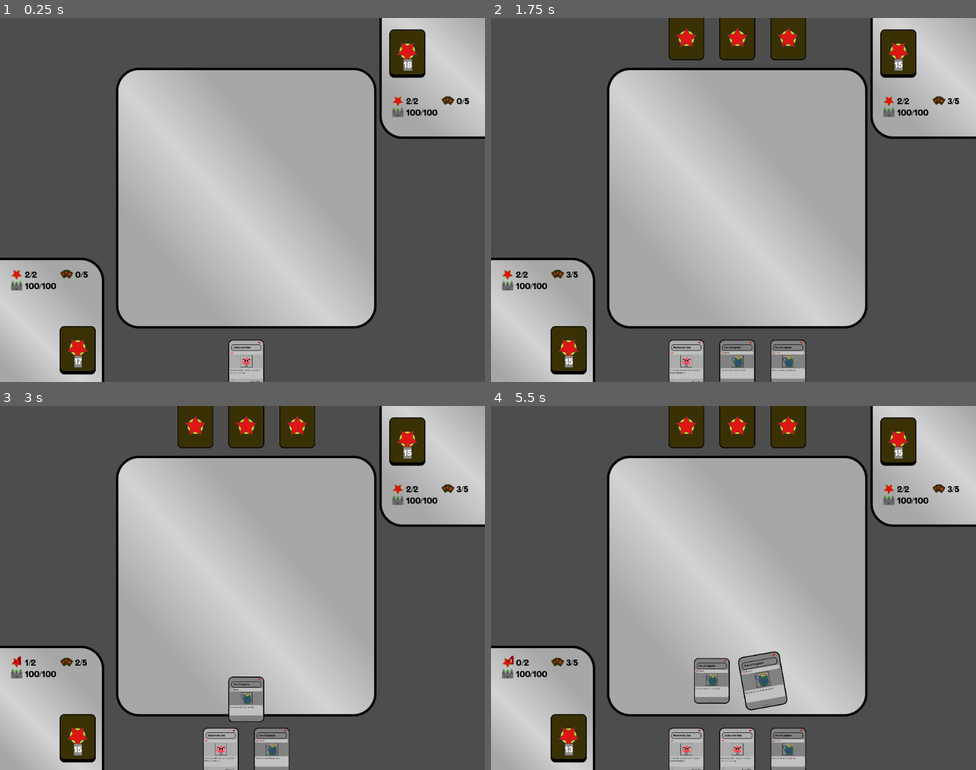
Above: before the commit, frames 1-4 (two rows, left to right).
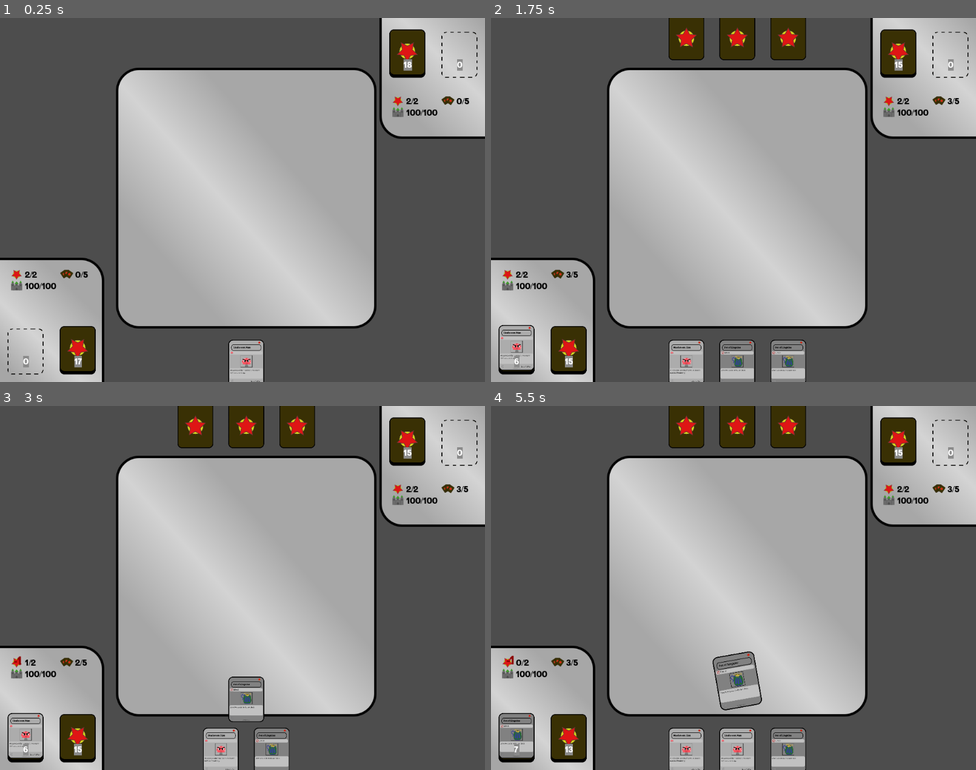
Above: after the commit, the same moments.

Repository: Mercerenies/evilcon-2024
Game: Godot game, scene res://debug/debug_room.tscn
Same seed, same stepped clock (60 frames per second), same inputs: the game is played once before the commit and once after it.
Inputs (mouse positions are in pixels of both pictures, inside the frame that each line leads up to):
- Up to frame 1 (0.25 s): no input
- Up to frame 2 (1.75 s): move the mouse to (738, 363) at 0.52 s; click (738, 363) at 0.67 s; click (738, 363) at 1.42 s
- Up to frame 3 (3 s): tap Enter at 2 s; move the mouse to (295, 751) at 2.02 s; click (295, 751) at 2.17 s; click "Play" at 2.75 s
- Up to frame 4 (5.5 s): move the mouse to (762, 751) at 3.52 s; click (762, 751) at 3.67 s; move the mouse to (714, 751) at 4.27 s; click (714, 751) at 4.42 s; click "Play" at 5 s

The runs differ from the first frame. In frame 1, 0.2% of the frame differs, in the area x 1-99%, y 3-98%; in frame 2, 0.7%; in frame 3, 0.7%; in frame 4, 2.7%.

Commit message:
discard pile

Diff:
--- a/card_game/playing_card/cards/pot_of_linguine.gd
+++ b/card_game/playing_card/cards/pot_of_linguine.gd
@@ -33,4 +33,4 @@
     var owner = card.owner
     await CardGameApi.highlight_card(playing_field, card)
     await CardGameApi.draw_cards(playing_field, owner, 2)
-    # TODO discard this card when done
+    await CardGameApi.destroy_card(playing_field, card)
--- a/card_game/playing_field/card_game_api.gd
+++ b/card_game/playing_field/card_game_api.gd
@@ -80,8 +80,22 @@
 
 static func highlight_card(playing_field, card: Card) -> void:
     var card_node = find_card_node(playing_field, card)
-    if card_node != null:
-        var input_block = InputBlockAnimation.new()
-        playing_field.get_animation_layer().add_child(input_block)
-        await card_node.play_highlight_animation()
-        input_block.free()
+    if card_node == null:
+        push_warning("Cannot highlight card %s because it is not in play" % card)
+        return
+    var input_block = InputBlockAnimation.new()
+    playing_field.get_animation_layer().add_child(input_block)
+    await card_node.play_highlight_animation()
+    input_block.free()
+
+
+static func destroy_card(playing_field, card: Card) -> void:
+    var card_pos = find_card_on_field(playing_field, card)
+    if card_pos == null:
+        push_warning("Cannot destroy card %s because it is not in play" % card)
+        return
+    var discard_pile = playing_field.get_discard_pile(card.original_owner)
+    await playing_field.move_card(card_pos.card_strip, discard_pile, {
+        "source_index": card_pos.index,
+        "destination_transform": DestinationTransform.strip_to_card_type,
+    })
--- a/card_game/playing_field/deck/deck.gd
+++ b/card_game/playing_field/deck/deck.gd
@@ -1,24 +1,30 @@
 extends Node2D
 
-func _update_display() -> void:
+# TODO Make deck clickable, like the discard pile is
+
+func update_display() -> void:
     var card_count = $CardContainer.card_count()
     if card_count == 0:
-        $Sprite2D.frame = 0
+        $DisplayNode/Sprite2D.frame = 0
     elif card_count < 3:
-        $Sprite2D.frame = 1
+        $DisplayNode/Sprite2D.frame = 1
     elif card_count < 6:
-        $Sprite2D.frame = 2
+        $DisplayNode/Sprite2D.frame = 2
     else:
-        $Sprite2D.frame = 3
+        $DisplayNode/Sprite2D.frame = 3
     $QuantityLabel.text = str(card_count)
 
 
+func get_sprite() -> Sprite2D:
+    return $DisplayNode/Sprite2D
+
+
 func _ready():
-    _update_display()
+    update_display()
 
 
 func _on_card_container_cards_modified():
-    _update_display()
+    update_display()
 
 
 func cards():
--- a/card_game/playing_field/deck/deck.tscn
+++ b/card_game/playing_field/deck/deck.tscn
@@ -10,13 +10,16 @@
 
 [node name="CardContainer" parent="." instance=ExtResource("2_w0w5c")]
 
-[node name="Sprite2D" type="Sprite2D" parent="."]
+[node name="DisplayNode" type="Node2D" parent="."]
+
+[node name="Sprite2D" type="Sprite2D" parent="DisplayNode"]
 scale = Vector2(0.25, 0.25)
 texture = ExtResource("1_f2fvy")
 hframes = 4
 frame = 3
 
 [node name="QuantityLabel" type="Label" parent="."]
+z_index = 1
 anchors_preset = -1
 anchor_right = 0.5
 anchor_bottom = 1.0
--- /dev/null
+++ b/card_game/playing_field/discard_pile/discard_pile.gd
@@ -0,0 +1,43 @@
+extends "res://card_game/playing_field/deck/deck.gd"
+
+const PlayingCardDisplay = preload("res://card_game/playing_card/playing_card_display/playing_card_display.tscn")
+
+signal pile_clicked
+
+var _mouse_over = false
+
+func update_display() -> void:
+    super.update_display()
+    if has_node("DisplayNode/TopCard"):
+        $DisplayNode/TopCard.free()
+    if cards().card_count() > 0:
+        var node = PlayingCardDisplay.instantiate()
+        node.name = "TopCard"
+        node.scale = Vector2(0.25, 0.25)
+        node.set_card(cards().peek_card())
+        match get_sprite().frame:
+            0, 1:
+                node.position = Vector2(0, 2)
+            2:
+                node.position = Vector2(0, -2)
+            _:
+                node.position = Vector2(0, -5)
+        $DisplayNode.add_child(node)
+
+
+func _on_area_2d_mouse_entered():
+    _mouse_over = true
+    $DisplayNode.scale = Vector2.ONE * 1.2
+
+
+func _on_area_2d_mouse_exited():
+    _mouse_over = false
+    $DisplayNode.scale = Vector2.ONE
+
+
+func _unhandled_input(event: InputEvent) -> void:
+    if event is InputEventMouseButton:
+        if event.button_index == MOUSE_BUTTON_LEFT and event.pressed:
+            if _mouse_over:
+                pile_clicked.emit()
+                get_viewport().set_input_as_handled()
--- /dev/null
+++ b/card_game/playing_field/discard_pile/discard_pile.tscn
@@ -0,0 +1,19 @@
+[gd_scene load_steps=4 format=3 uid="uid://ccrj1xc7vud25"]
+
+[ext_resource type="PackedScene" uid="uid://d06m06mq1io2n" path="res://card_game/playing_field/deck/deck.tscn" id="1_ritf0"]
+[ext_resource type="Script" path="res://card_game/playing_field/discard_pile/discard_pile.gd" id="2_mmtyq"]
+
+[sub_resource type="RectangleShape2D" id="RectangleShape2D_ef75c"]
+size = Vector2(76, 101)
+
+[node name="DiscardPile" instance=ExtResource("1_ritf0")]
+script = ExtResource("2_mmtyq")
+
+[node name="Area2D" type="Area2D" parent="." index="3"]
+
+[node name="CollisionShape2D" type="CollisionShape2D" parent="Area2D" index="0"]
+position = Vector2(0, 0.5)
+shape = SubResource("RectangleShape2D_ef75c")
+
+[connection signal="mouse_entered" from="Area2D" to="." method="_on_area_2d_mouse_entered"]
+[connection signal="mouse_exited" from="Area2D" to="." method="_on_area_2d_mouse_exited"]
--- a/card_game/playing_field/playing_field.gd
+++ b/card_game/playing_field/playing_field.gd
@@ -14,6 +14,16 @@
         return $BottomDeck
     elif player == CardPlayer.TOP:
         return $TopDeck
+    else:
+        push_error("Bad card player %s" % player)
+        return null
+
+
+func get_discard_pile(player: StringName):
+    if player == CardPlayer.BOTTOM:
+        return $BottomDiscardPile
+    elif player == CardPlayer.TOP:
+        return $TopDiscardPile
     else:
         push_error("Bad card player %s" % player)
         return null
@@ -171,3 +181,16 @@
 
 func _on_top_hand_cards_modified():
     $TopStats.on_hand_size_updated($TopHand.cards().card_count())
+
+
+func _show_discard_pile(pile_node):
+    # TODO Start scrolled all the way to the right
+    popup_display_card(pile_node.cards().card_array())
+
+
+func _on_bottom_discard_pile_pile_clicked():
+    _show_discard_pile($BottomDiscardPile)
+
+
+func _on_top_discard_pile_pile_clicked():
+    _show_discard_pile($TopDiscardPile)
--- a/card_game/playing_field/playing_field.tscn
+++ b/card_game/playing_field/playing_field.tscn
@@ -1,10 +1,11 @@
-[gd_scene load_steps=9 format=3 uid="uid://pxp7u44hyyv2"]
+[gd_scene load_steps=10 format=3 uid="uid://pxp7u44hyyv2"]
 
 [ext_resource type="Texture2D" uid="uid://bynkbt50b1evw" path="res://card_game/playing_field/card_mat/card_mat.png" id="1_3fl7o"]
 [ext_resource type="Script" path="res://card_game/playing_field/playing_field.gd" id="1_cgwfb"]
 [ext_resource type="Texture2D" uid="uid://ba6n74del1dnm" path="res://card_game/playing_field/card_mat/player_corner_mat.png" id="2_2fr12"]
 [ext_resource type="PackedScene" uid="uid://d06m06mq1io2n" path="res://card_game/playing_field/deck/deck.tscn" id="3_5hleg"]
 [ext_resource type="PackedScene" uid="uid://7aew13ponkej" path="res://card_game/playing_field/card_strip/card_strip.tscn" id="5_dckxn"]
+[ext_resource type="PackedScene" uid="uid://ccrj1xc7vud25" path="res://card_game/playing_field/discard_pile/discard_pile.tscn" id="5_f0jxu"]
 [ext_resource type="PackedScene" uid="uid://duefqdwqjkkdl" path="res://card_game/playing_card/clickable_card_display/clickable_card_display.tscn" id="6_bd5kg"]
 [ext_resource type="PackedScene" uid="uid://cysmxvy2tf6p7" path="res://card_game/playing_card/hidden_card_display/hidden_card_display.tscn" id="7_878nt"]
 [ext_resource type="PackedScene" uid="uid://bvh50q457q3ko" path="res://card_game/playing_field/game_stats_panel/game_stats_panel.tscn" id="8_aoot7"]
@@ -24,6 +25,9 @@
 
 [node name="BottomDeck" parent="." instance=ExtResource("3_5hleg")]
 position = Vector2(164, 701)
+
+[node name="BottomDiscardPile" parent="." instance=ExtResource("5_f0jxu")]
+position = Vector2(54, 701)
 
 [node name="BottomHand" parent="." instance=ExtResource("5_dckxn")]
 position = Vector2(520, 727)
@@ -56,6 +60,9 @@
 
 [node name="TopDeck" parent="." instance=ExtResource("3_5hleg")]
 position = Vector2(860, 75)
+
+[node name="TopDiscardPile" parent="." instance=ExtResource("5_f0jxu")]
+position = Vector2(970, 75)
 
 [node name="TopHand" parent="." instance=ExtResource("5_dckxn")]
 position = Vector2(520, 41)
@@ -90,10 +97,12 @@
 [node name="UILayer" type="Node2D" parent="."]
 z_index = 20
 
+[connection signal="pile_clicked" from="BottomDiscardPile" to="." method="_on_bottom_discard_pile_pile_clicked"]
 [connection signal="card_added" from="BottomHand" to="." method="_on_bottom_hand_card_added"]
 [connection signal="cards_modified" from="BottomHand" to="." method="_on_bottom_hand_cards_modified"]
 [connection signal="card_added" from="BottomEffectStrip" to="." method="_on_play_strip_card_added"]
 [connection signal="card_added" from="BottomMinionStrip" to="." method="_on_play_strip_card_added"]
+[connection signal="pile_clicked" from="TopDiscardPile" to="." method="_on_top_discard_pile_pile_clicked"]
 [connection signal="cards_modified" from="TopHand" to="." method="_on_top_hand_cards_modified"]
 [connection signal="card_added" from="TopEffectStrip" to="." method="_on_play_strip_card_added"]
 [connection signal="card_added" from="TopMinionStrip" to="." method="_on_play_strip_card_added"]
--- a/debug/debug_room.gd
+++ b/debug/debug_room.gd
@@ -14,6 +14,12 @@
 
     await CardGameApi.draw_cards($PlayingField, CardPlayer.BOTTOM, 3)
     await CardGameApi.draw_cards($PlayingField, CardPlayer.TOP, 3)
+    $PlayingField.get_discard_pile(CardPlayer.BOTTOM).cards().push_card(MushroomMan.new())
+    $PlayingField.get_discard_pile(CardPlayer.BOTTOM).cards().push_card(MushroomMan.new())
+    $PlayingField.get_discard_pile(CardPlayer.BOTTOM).cards().push_card(MushroomMan.new())
+    $PlayingField.get_discard_pile(CardPlayer.BOTTOM).cards().push_card(MushroomMan.new())
+    $PlayingField.get_discard_pile(CardPlayer.BOTTOM).cards().push_card(MushroomMan.new())
+    $PlayingField.get_discard_pile(CardPlayer.BOTTOM).cards().push_card(MushroomMan.new())
 
 
 func _sample_deck():
